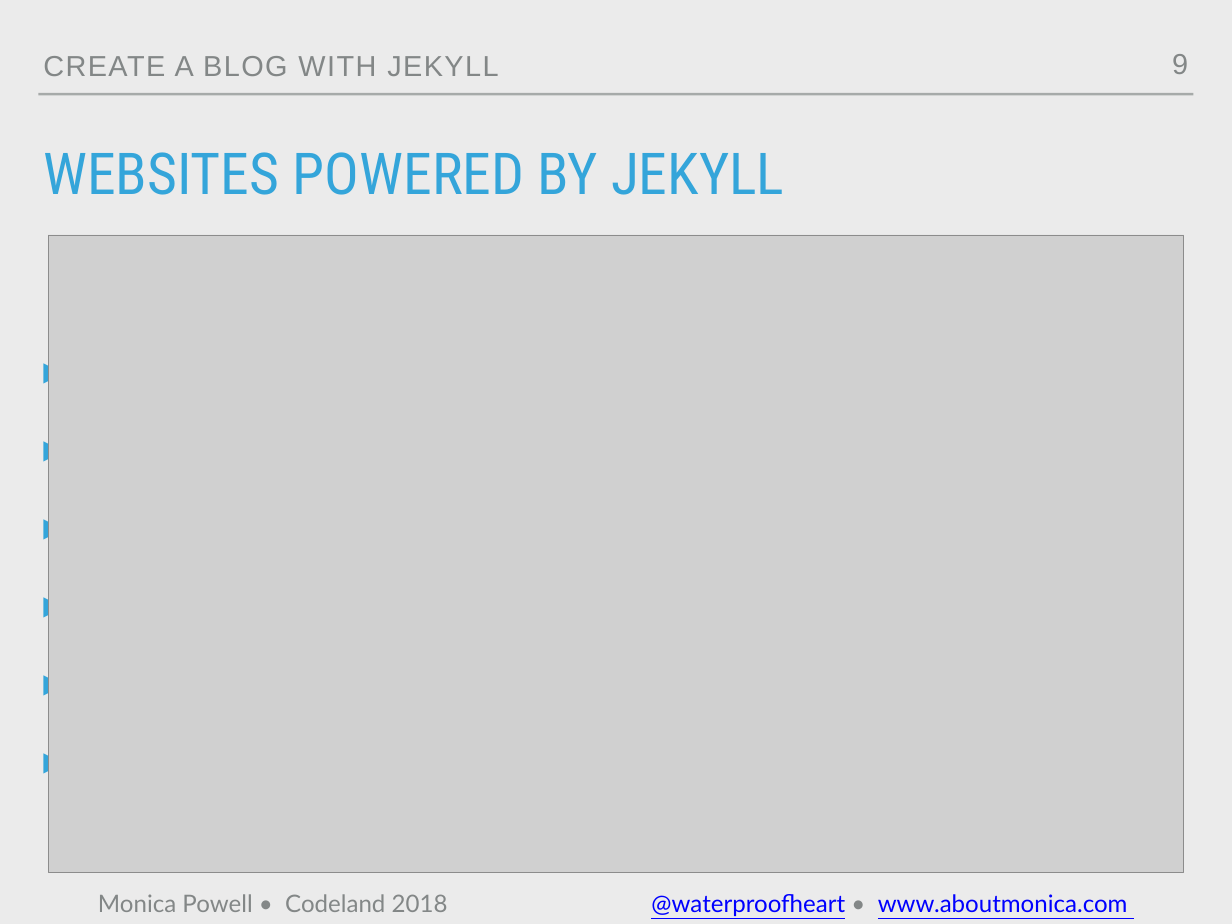
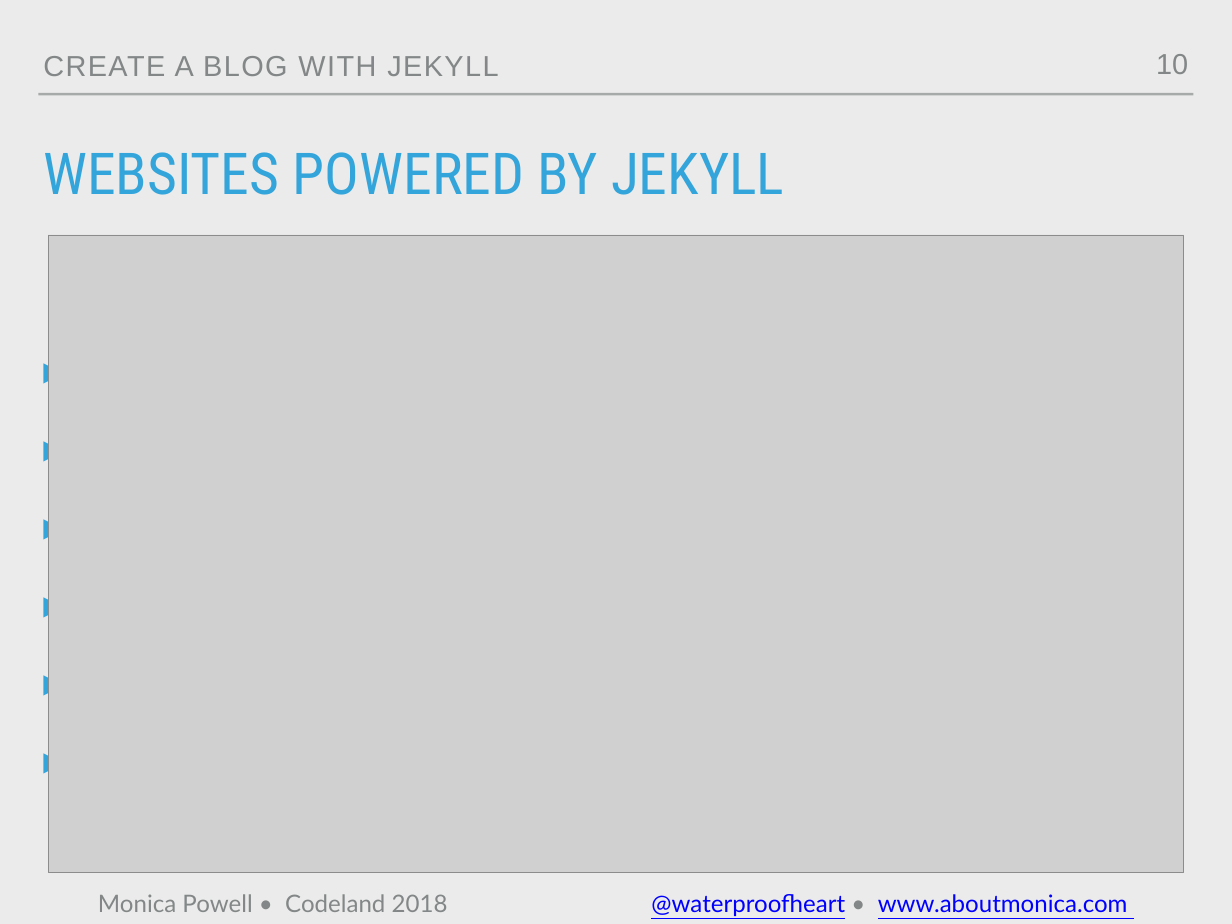
Before and after one commit to M0nica/codeland-workshop, a slide deck: slide 10 of codeland2018.pptx (slide 9 before the commit). Drawn at 1232x924 pixels with LibreOffice and Linux fonts; fonts in the diff are those of the drawing; grey boxes stand for pictures; background and template pictures are left out. Boxes give left, top, right and bottom in pixels: in the first picture for what was removed or moved away, otherwise in the second. Text is boxed around its words. In the diff, an @@ line names an element or a change of style, - is before the commit and + after.

```diff
--- a/codeland2018.pptx
+++ b/codeland2018.pptx
@@ page number added at (x1=1156, y1=54, x2=1188, y2=74), 24 pt, text #838787 @@
+10
@@ page number removed at (x1=1172, y1=54, x2=1188, y2=74) @@
-9
```
Also in this commit, not shown: 20 other slides changed, 2 slides added, 3 other files.
